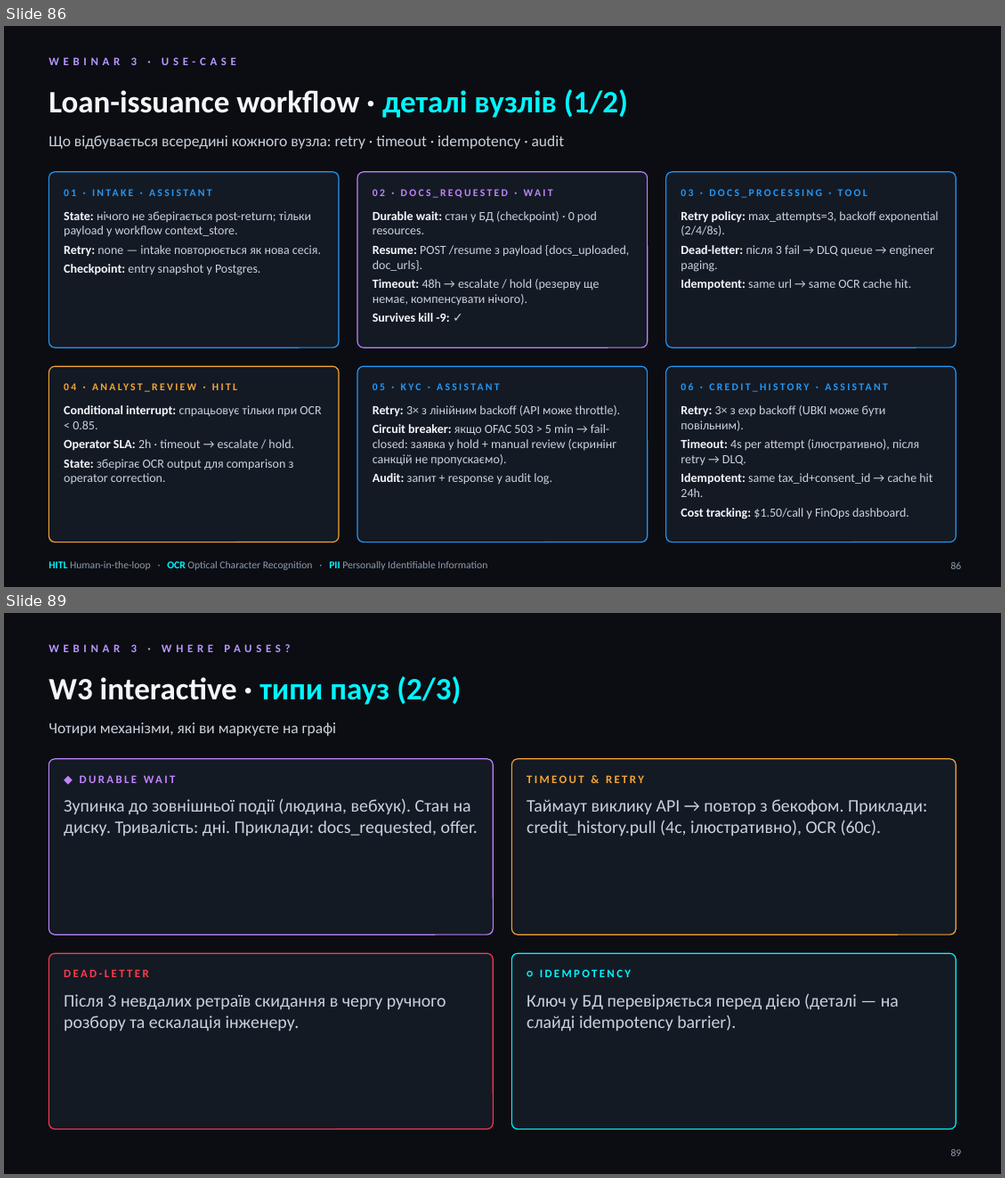
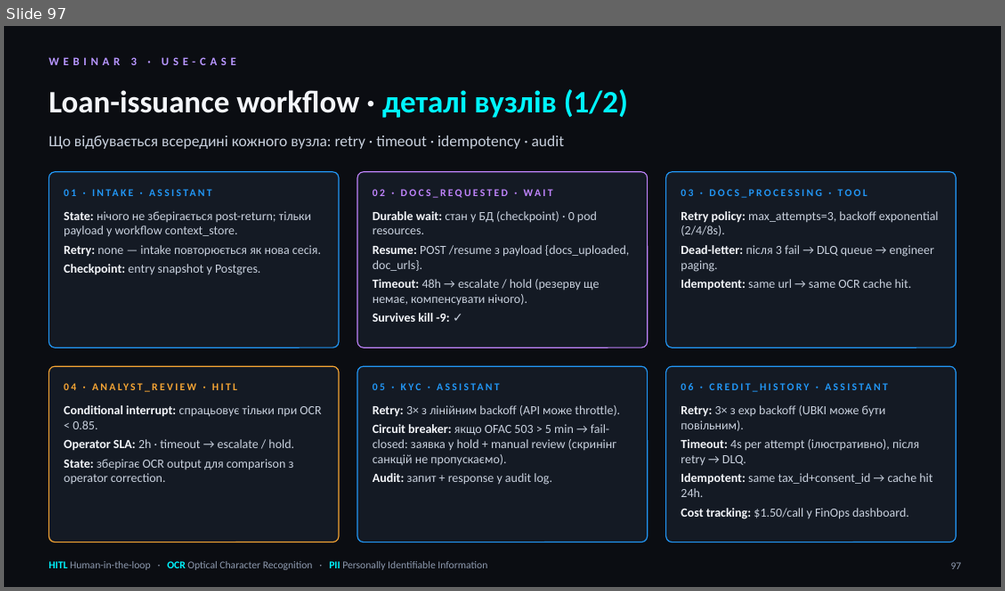
Before and after one commit to zinur/loan-copilot, a slide deck: Loan_Copilot_Workshop.pptx. Shown one above the other, each under a label of ours: slides 86 and 89 before the commit, slide 97 after it; the slides between them are not shown. The pictures are 1005x1178 and 1005x591 pixels, drawn with LibreOffice and Linux fonts; fonts in the diff are those of the drawing. Boxes give left, top, right and bottom in pixels: in the first picture for what was removed or moved away, otherwise in the second. Text is boxed around its words. In the diff, an @@ line names an element or a change of style, - is before the commit and + after.

```diff
--- a/Loan_Copilot_Workshop.pptx
+++ b/Loan_Copilot_Workshop.pptx
@@ slide 89 removed at (4, 613, 1001, 1174), background #0B0D12 @@
@@ text removed at (48, 644, 290, 652) @@
-WEBINAR 3 · WHERE PAUSES?
@@ text removed at (48, 676, 461, 705) @@
-W3 interactive · типи пауз (2/3)
@@ text removed at (48, 722, 337, 736) @@
-Чотири механізми, які ви маркуєте на графі
@@ rounded rectangle removed at (48, 759, 493, 934) @@
@@ text removed at (64, 768, 478, 790) @@
-◆ DURABLE WAIT
@@ rounded rectangle removed at (512, 759, 956, 934) @@
@@ text removed at (64, 798, 477, 836) @@
-Зупинка до зовнішньої події (людина, вебхук). Стан на диску. Тривалість: дні. Приклади: docs_requested, offer.
@@ text removed at (526, 775, 644, 783) @@
-TIMEOUT & RETRY
@@ text removed at (526, 799, 927, 835) @@
-Таймаут виклику API → повтор з бекофом. Приклади: credit_history.pull (4с, ілюстративно), OCR (60с).
@@ rounded rectangle removed at (48, 953, 493, 1129) @@
@@ rounded rectangle removed at (512, 953, 956, 1129) @@
@@ text removed at (64, 969, 149, 977) @@
-DEAD-LETTER
@@ text removed at (540, 969, 631, 977) @@
-○ IDEMPOTENCY
@@ text removed at (64, 994, 446, 1030) @@
-Після 3 невдалих ретраїв скидання в чергу ручного розбору та ескалація інженеру.
@@ text removed at (526, 993, 898, 1031) @@
-Ключ у БД перевіряється перед дією (деталі — на слайді idempotency barrier).
@@ page number removed at (951, 1149, 962, 1156) @@
-89
@@ what was slide 86 is now slide 97 @@
@@ page number at (951, 562, 962, 569): text changed @@
-86
+97
```
Also in this commit, not shown: 13 slides changed, 1 other slide removed, 20 other files.
